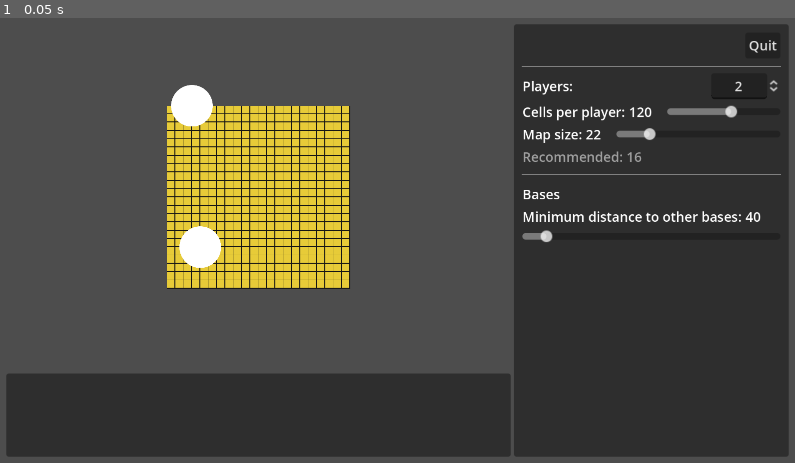
Above: before the commit, frame 1.
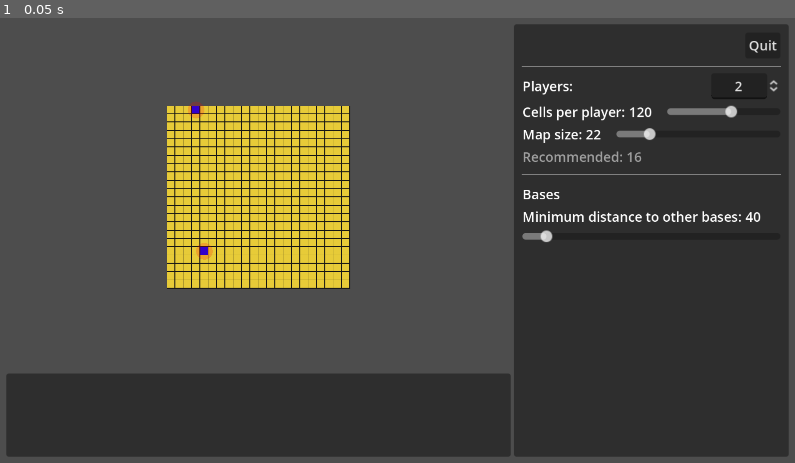
Above: after the commit, the same moment.

Repository: wadcom/kisarra-mapgen
Game: Godot game, scene res://main.tscn
Same seed, same stepped clock (60 frames per second), same inputs: the game is played once before the commit and once after it.
Inputs:
- Up to frame 1 (0.05 s): no input

The runs differ from the first frame. In frame 1, 0.8% of the frame differs, in the area x 21-28%, y 15-57%.

Commit message:
Draw exclusion areas properly

Diff:
--- a/map_area.gd
+++ b/map_area.gd
@@ -58,8 +58,10 @@
 		$Bases.add_child(base)
 
 		var exclusion_area = round_area_prefab.instantiate()
-		exclusion_area.position = p * _globals.PIXELS_PER_CELL_SIDE
-		exclusion_area.set_radius(100)
+		exclusion_area.position = \
+			p * _globals.PIXELS_PER_CELL_SIDE + Vector2.ONE * (_globals.PIXELS_PER_CELL_SIDE / 2.0)
+		exclusion_area.set_radius(params.base_placement.min_dist_to_other_bases)
+		exclusion_area.modulate = Color(Color.RED, 0.2)
 		$Constraints.add_child(exclusion_area)
 
 		available = available.filter(
